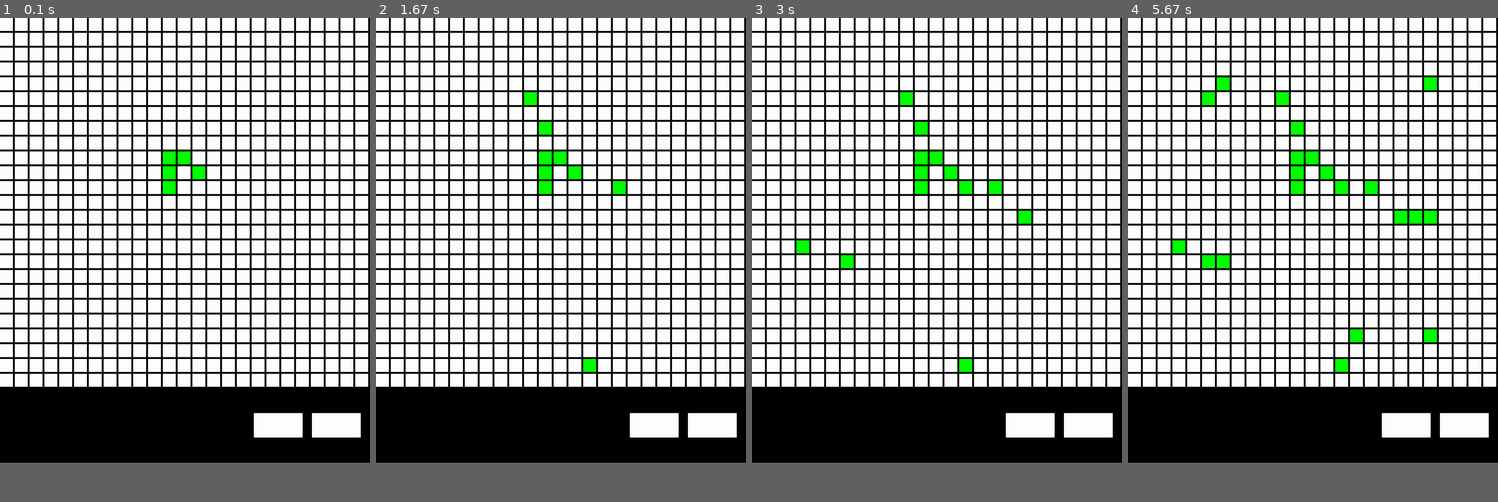
Above: before the commit, frames 1-4 (left to right).
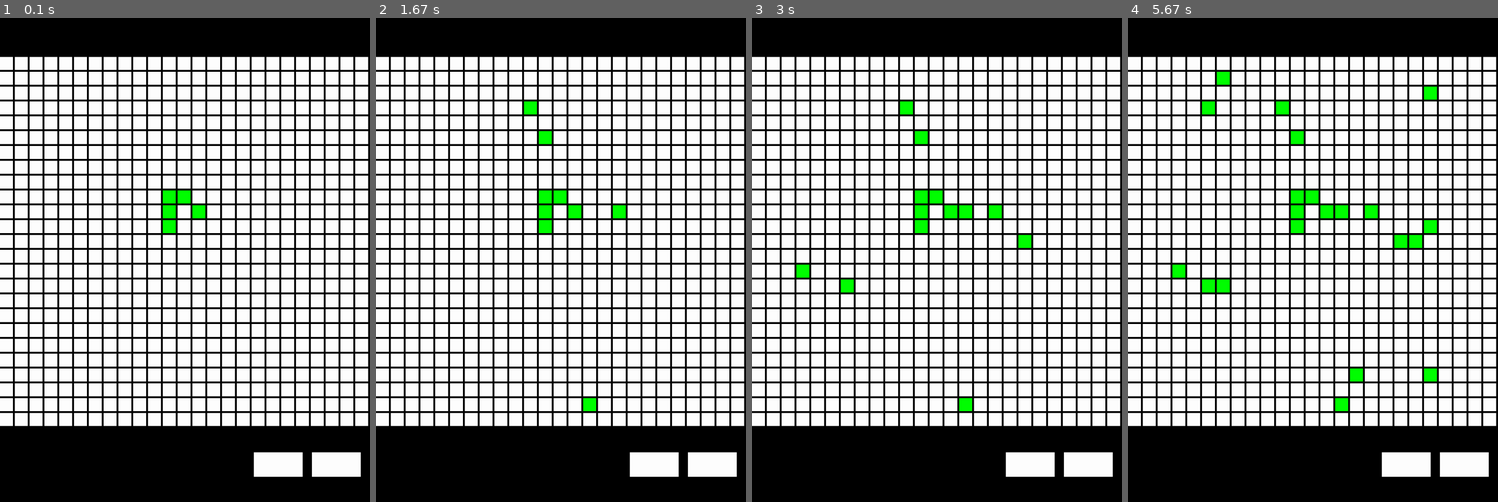
Above: after the commit, the same moments.

Repository: bloominstituteoftechnology/CS-Build-Week-1
Game: pygame game, started from draft.py
Same seed, same stepped clock (60 frames per second), same inputs: the game is played once before the commit and once after it.
Inputs (mouse positions are in pixels of both pictures, inside the frame that each line leads up to):
- Up to frame 1 (0.1 s): no input
- Up to frame 2 (1.67 s): press the mouse at (712, 463) at 0.37 s; move the mouse to (627, 293) at 0.47 s; release the mouse at (546, 129) at 0.6 s; press the mouse at (653, 463) at 0.7 s; move the mouse to (620, 414) at 0.8 s; release the mouse at (586, 361) at 0.93 s; press the mouse at (653, 463) at 1.03 s; move the mouse to (635, 327) at 1.13 s; release the mouse at (620, 192) at 1.27 s; press the mouse at (653, 463) at 1.37 s; move the mouse to (594, 284) at 1.47 s; release the mouse at (531, 100) at 1.6 s
- Up to frame 3 (3 s): press the mouse at (1088, 463) at 1.7 s; move the mouse to (944, 356) at 1.8 s; release the mouse at (800, 245) at 1.93 s; click (848, 264) at 2.05 s; press the mouse at (1088, 463) at 2.37 s; move the mouse to (1059, 342) at 2.47 s; release the mouse at (1029, 216) at 2.6 s; press the mouse at (1029, 463) at 2.7 s; move the mouse to (999, 327) at 2.8 s; release the mouse at (974, 192) at 2.93 s
- Up to frame 4 (5.67 s): press the mouse at (1464, 463) at 3.03 s; move the mouse to (1331, 366) at 3.13 s; release the mouse at (1202, 264) at 3.27 s; press the mouse at (1464, 463) at 3.37 s; move the mouse to (1346, 274) at 3.47 s; release the mouse at (1227, 80) at 3.6 s; press the mouse at (1405, 463) at 3.7 s; move the mouse to (1383, 395) at 3.8 s; release the mouse at (1357, 327) at 3.93 s; press the mouse at (1405, 463) at 4.03 s; move the mouse to (1309, 284) at 4.13 s; release the mouse at (1209, 100) at 4.27 s; press the mouse at (1464, 463) at 4.37 s; move the mouse to (1449, 274) at 4.47 s; release the mouse at (1438, 85) at 4.6 s; press the mouse at (1405, 463) at 4.7 s; move the mouse to (1420, 395) at 4.8 s; release the mouse at (1435, 332) at 4.93 s; press the mouse at (1405, 463) at 5.03 s; move the mouse to (1416, 337) at 5.13 s; release the mouse at (1424, 211) at 5.27 s; press the mouse at (1405, 463) at 5.37 s; move the mouse to (1412, 342) at 5.47 s; release the mouse at (1420, 216) at 5.6 s
In our replay, the window is 689x827 before the commit and 689x900 after it. These sizes can differ from the game's own. Grey fills any space a smaller window leaves; there, only what the larger window draws over its background counts as a difference.

The runs differ from the first frame. In frame 1, 35% of the frame differs, in the area x 0-100%, y 0-95%; in frame 2, 35%; in frame 3, 36%; in frame 4, 37%.

Commit message:
Click on cell registers right index with Top padding applied

Diff:
--- a/draft.py
+++ b/draft.py
@@ -67,17 +67,18 @@
     max = 25
     l = [ [0] * max for i in range(max) ]
     WINDOW = 1000
-    BOTTOM = int(WINDOW / 5)
     CELL_SIZE = int(WINDOW / max) - 5
-    BUTTON_SIZE = int(BOTTOM / 3)
+    BOTTOM_PADDING = int(WINDOW / 5)
+    TOP_PADDING = CELL_SIZE * 3
+    BUTTON_SIZE = int(BOTTOM_PADDING / 3)
 
-    CLEAR_BUTTON = pygame.Rect(WINDOW - int(BUTTON_SIZE * 2 + 25)*2, WINDOW + (BUTTON_SIZE), BUTTON_SIZE * 2, BUTTON_SIZE)
-    PLAYBACK_BUTTON = pygame.Rect(WINDOW - int(BUTTON_SIZE * 2) - 25, WINDOW + (BUTTON_SIZE), BUTTON_SIZE * 2, BUTTON_SIZE)
+    CLEAR_BUTTON = pygame.Rect(WINDOW - int(BUTTON_SIZE * 2 + 25)*2, WINDOW + (BUTTON_SIZE) + TOP_PADDING, BUTTON_SIZE * 2, BUTTON_SIZE)
+    PLAYBACK_BUTTON = pygame.Rect(WINDOW - int(BUTTON_SIZE * 2) - 25, WINDOW + (BUTTON_SIZE) + TOP_PADDING, BUTTON_SIZE * 2, BUTTON_SIZE)
 
     #PyGame
     pygame.init()
     pygame.display.set_caption("Hector Ledesma - Conway's Game of Life")
-    screen = pygame.display.set_mode((WINDOW, WINDOW + BOTTOM))
+    screen = pygame.display.set_mode((WINDOW, WINDOW + BOTTOM_PADDING + TOP_PADDING))
 
     mid = int(max / 2 - 1)
     # print(l)
@@ -107,19 +108,19 @@
                     edit = not edit
                 elif edit and CLEAR_BUTTON.collidepoint(x,y):
                     l = [ [0] * max for i in range(max) ]
-                elif edit and y < WINDOW:
+                elif edit and y < WINDOW + TOP_PADDING:
                     x2 = int(x / (CELL_SIZE + 5))
-                    y2 = int(y / (CELL_SIZE + 5))
-                    print(f"X:{x2} Y:{y2}")
+                    y2 = int(y / (CELL_SIZE )) - 3
+                    print(f"X:{x2} Y2:{y} Y2:{y2}")
                     l[y2][x2] = 0 if l[y2][x2] is 1 else 1
 
         for i  in range(max):
             for j in range(max):
                 color = 'green' if l[i][j] == 1 else 'white'
-                pygame.draw.rect(screen, pygame.Color(color), pygame.Rect(j*(5+CELL_SIZE), i*(5+CELL_SIZE), CELL_SIZE, CELL_SIZE))
+                pygame.draw.rect(screen, pygame.Color(color), pygame.Rect(j*(5+CELL_SIZE), i*(5+CELL_SIZE) + TOP_PADDING, CELL_SIZE, CELL_SIZE))
 
         if edit:
-            print("Edit mode is ON")
+            pass
 
         else:
             l = update_board(max, l)
